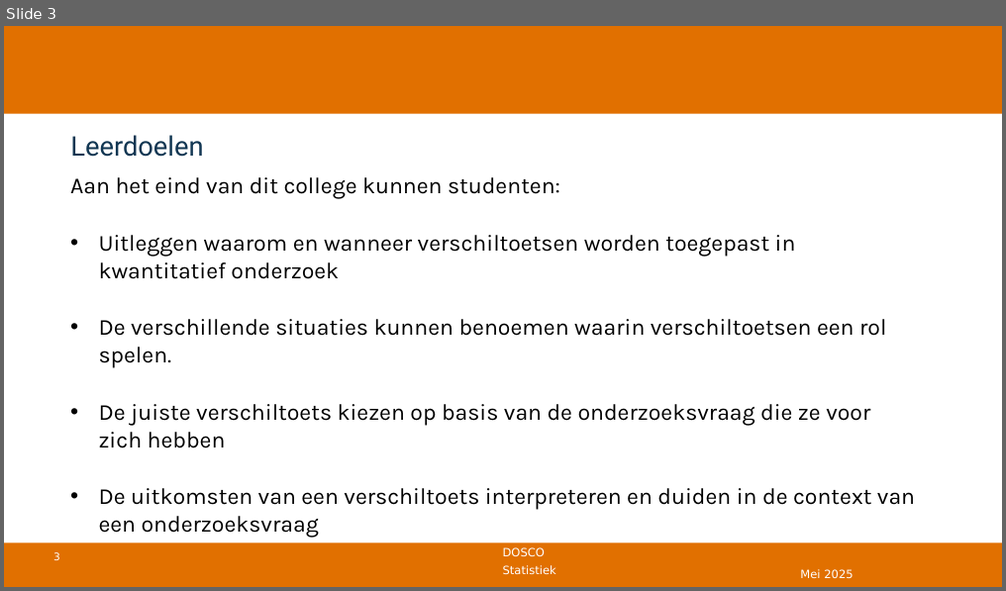
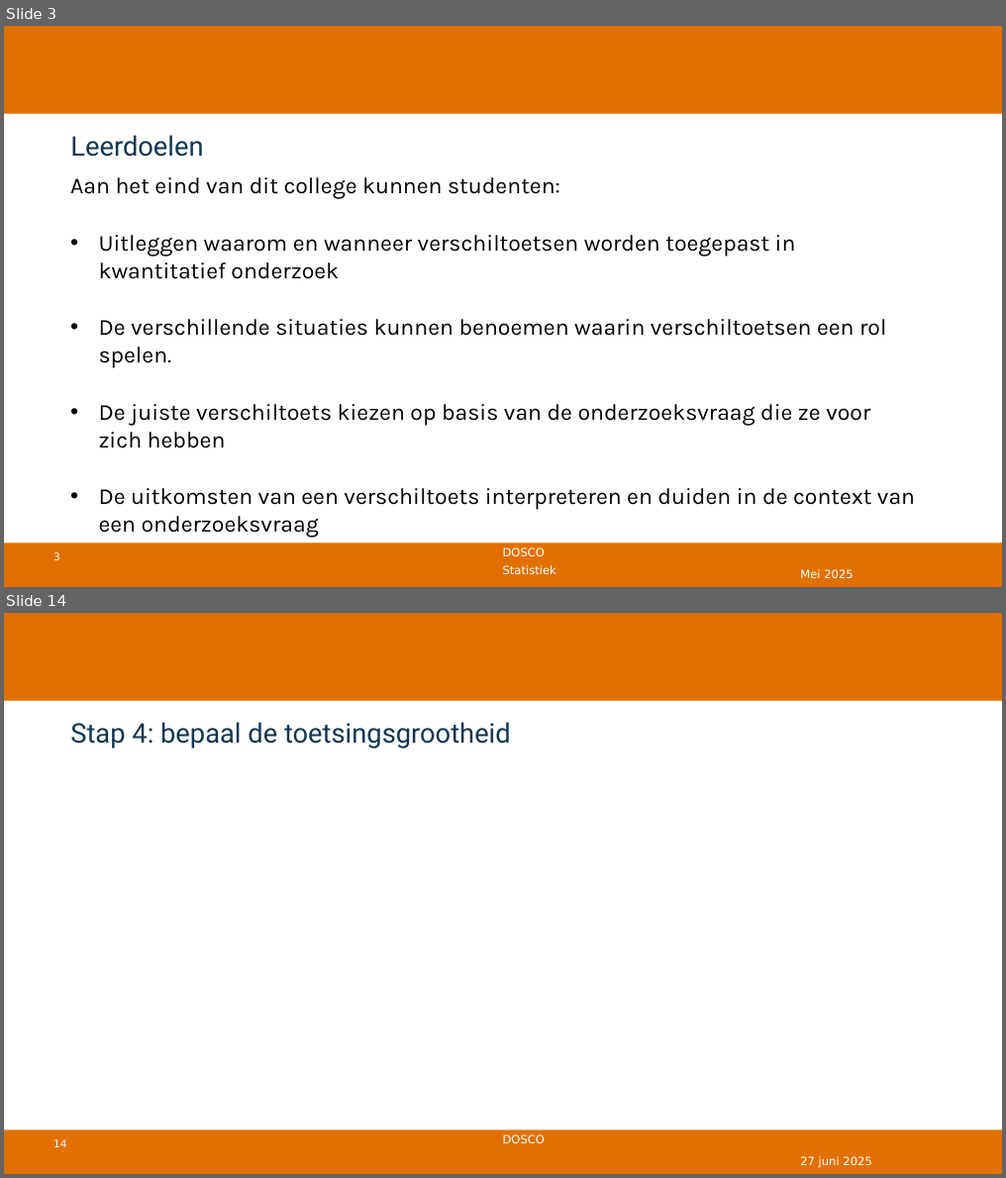
Before and after one commit to DBlom96/Statistiek, a slide deck: Danny/Onderwijs/Statistiek/2024-2025/Slides/Nieuwe slides/Statistiek 2024-2025 -- college 11 -- verschiltoetsen.pptx. Shown one above the other, each under a label of ours: slide 3 before the commit, slides 3 and 14 after it; the slides between them are not shown. The pictures are 1006x591 and 1006x1178 pixels, drawn with LibreOffice and Linux fonts; fonts in the diff are those of the drawing; grey boxes stand for pictures; background and template pictures are left out. Boxes give left, top, right and bottom in pixels: in the first picture for what was removed or moved away, otherwise in the second. Text is boxed around its words. In the diff, an @@ line names an element or a change of style, - is before the commit and + after.

```diff
--- a/Danny/Onderwijs/Statistiek/2024-2025/Slides/Nieuwe slides/Statistiek 2024-2025 -- college 11 -- verschiltoetsen.pptx
+++ b/Danny/Onderwijs/Statistiek/2024-2025/Slides/Nieuwe slides/Statistiek 2024-2025 -- college 11 -- verschiltoetsen.pptx
@@ slide 14 added at [4,613,1002,1174], background #FFFFFF; not listed: 4 template elements that a slide beside it also shows @@
@@ title added at [70,722,511,749], 26 pt, text #113652 @@
+Stap 4: bepaal de toetsingsgrootheid
@@ text added at [800,1157,871,1168], 11 pt, text #FFFFFF @@
+27 juni 2025
```
Also in this commit, not shown: 6 slides changed, 14 other slides added, 1 slide removed, 5 other files.
